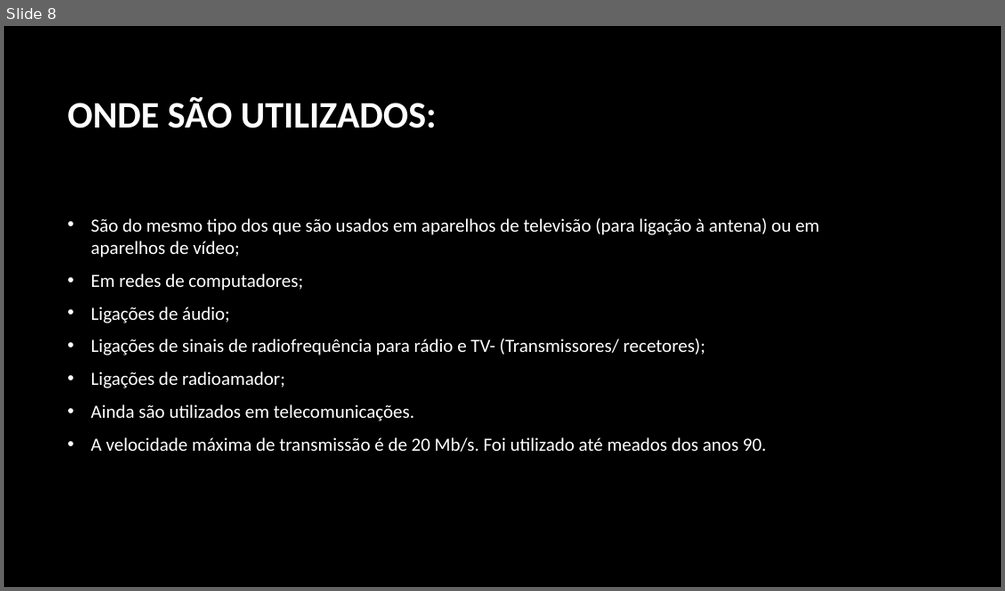
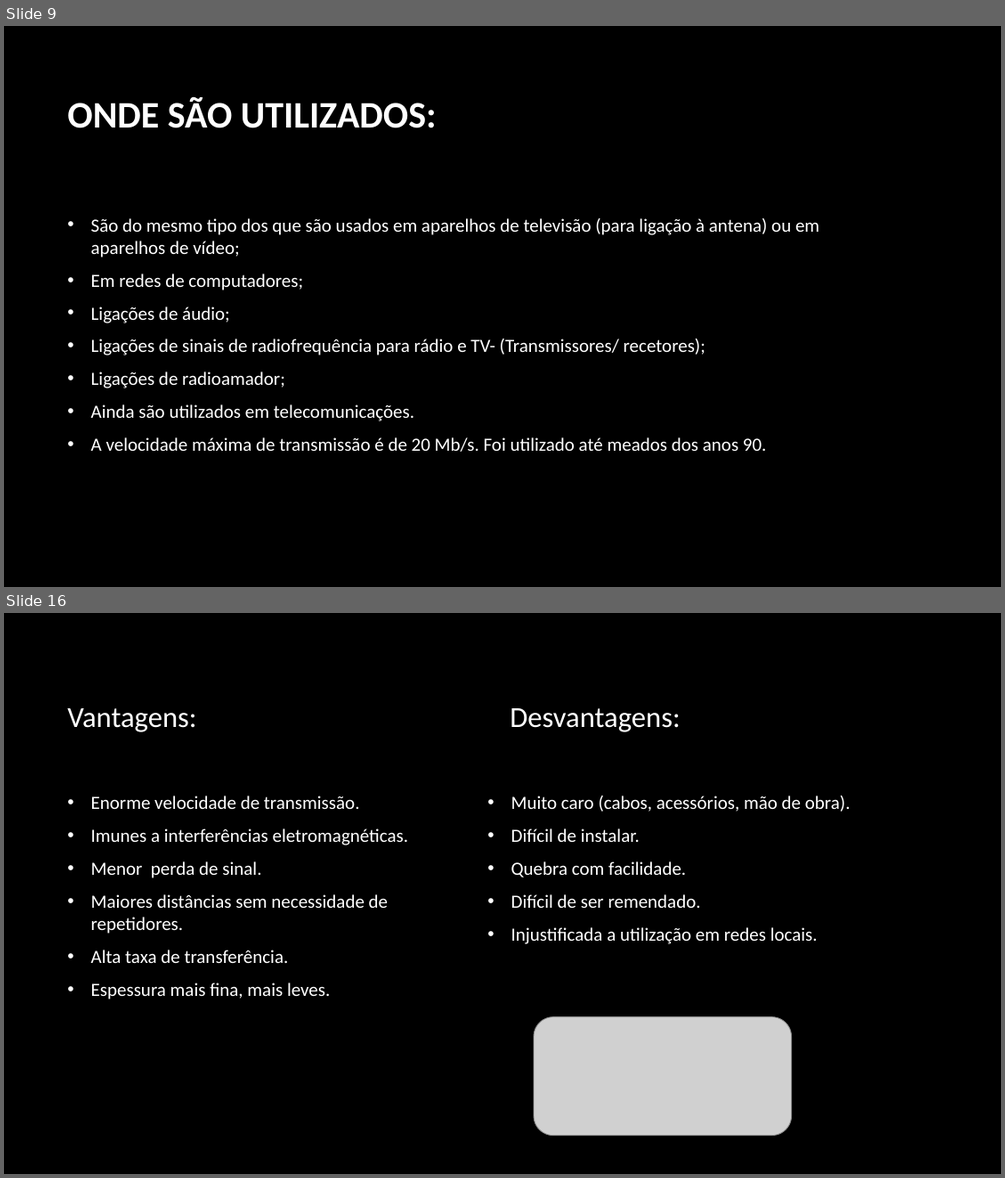
Before and after one commit to RosaFernandes/RosaFernandes, a slide deck: Trabalho pratico.pptx. Shown one above the other, each under a label of ours: slide 8 before the commit, slides 9 and 16 after it; the slides between them are not shown. The pictures are 1005x591 and 1005x1178 pixels, drawn with LibreOffice and Linux fonts; fonts in the diff are those of the drawing; grey boxes stand for pictures; background and template pictures are left out. Boxes give left, top, right and bottom in pixels: in the first picture for what was removed or moved away, otherwise in the second. Text is boxed around its words. In the diff, an @@ line names an element or a change of style, - is before the commit and + after.

```diff
--- a/Trabalho pratico.pptx
+++ b/Trabalho pratico.pptx
@@ slide 16 added at (x1=4, y1=613, x2=1001, y2=1174), background picture (left out) @@
@@ text added at (x1=67, y1=708, x2=196, y2=732), 28 pt, text #FFFFFF @@
+Vantagens:
@@ text added at (x1=510, y1=708, x2=680, y2=732), 28 pt, text #FFFFFF @@
+Desvantagens:
@@ text added at (x1=91, y1=795, x2=409, y2=999), 18 pt, text #FFFFFF @@
+• Enorme velocidade de transmissão.
+• Imunes a interferências eletromagnéticas.
+• Menor perda de sinal.
+• Maiores distâncias sem necessidade de repetidores.
+• Alta taxa de transferência.
+• Espessura mais fina, mais leves.
@@ text added at (x1=511, y1=795, x2=850, y2=944), 18 pt, text #FFFFFF @@
+• Muito caro (cabos, acessórios, mão de obra).
+• Difícil de instalar.
+• Quebra com facilidade.
+• Difícil de ser remendado.
+• Injustificada a utilização em redes locais.
@@ picture added at (x1=534, y1=1017, x2=792, y2=1135) @@
@@ what was slide 8 is now slide 9 @@
```
Also in this commit, not shown: 3 slides changed, 14 other slides added, 1 other file.
